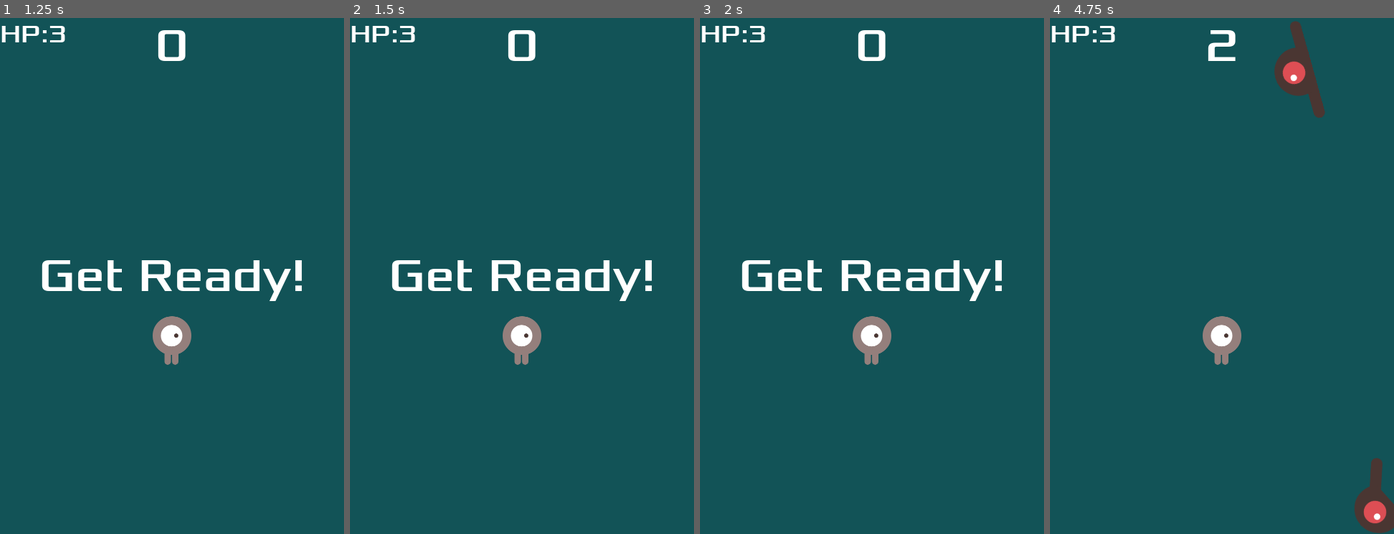
Above: before the commit, frames 1-4 (left to right).
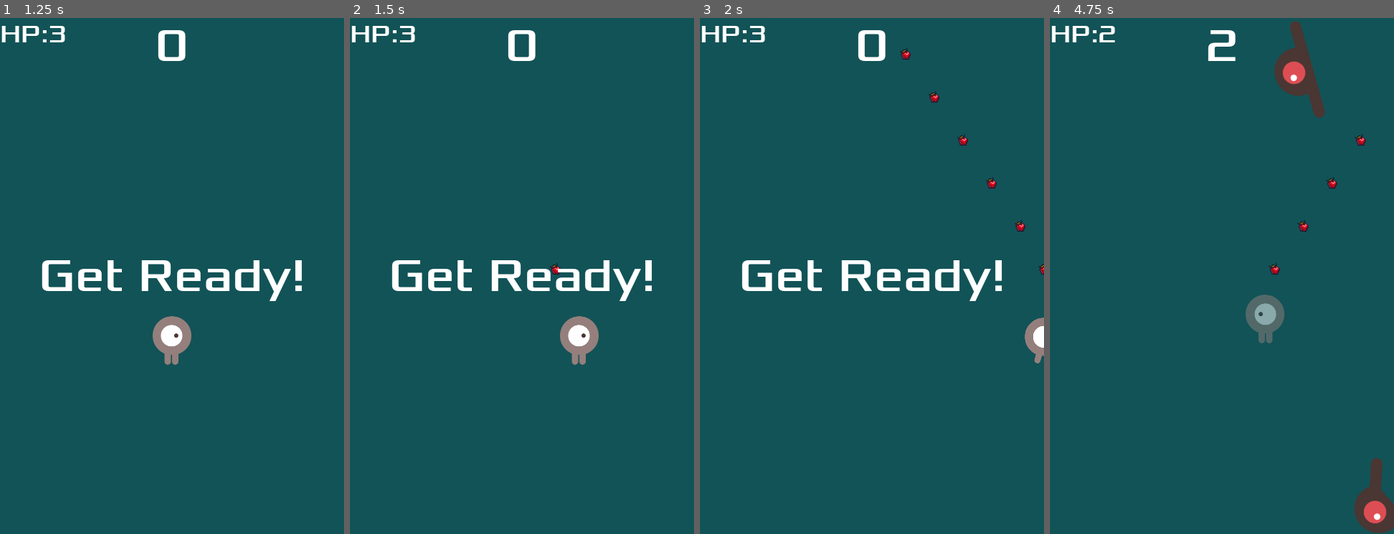
Above: after the commit, the same moments.

Repository: xinkouhe/frist_2D
Game: Godot game, scene res://main.tscn
Same seed, same stepped clock (60 frames per second), same inputs: the game is played once before the commit and once after it.
Inputs:
- Up to frame 1 (1.25 s): click "Start" at 0.5 s
- Up to frame 2 (1.5 s): tap Enter at 1.25 s; hold D (move_right, bound only after the commit) from 1.28 s (still down); hold Shift (shoot_bullet, bound only after the commit) from 1.28 s (still down)
- Up to frame 3 (2 s): keep holding D (move_right, bound only after the commit); keep holding Shift (shoot_bullet, bound only after the commit)
- Up to frame 4 (4.75 s): release D (move_right, bound only after the commit) at 2.03 s; release Shift (shoot_bullet, bound only after the commit) at 2.03 s; hold S (move_down, bound only after the commit) 2.03-2.78 s; tap Shift (shoot_bullet, bound only after the commit) at 2.1, 3.6 s; hold D (move_right, bound only after the commit) 2.78-3.53 s; hold Shift (shoot_bullet, bound only after the commit) 2.78-3.53 s; hold W (move_up, bound only after the commit) 3.53-4.28 s; hold A (move_left, bound only after the commit) from 4.28 s (still down); hold Shift (shoot_bullet, bound only after the commit) from 4.28 s (still down)

Frame 1 is identical in both runs. In frame 2, 1.5% of the frame differs, in the area x 44-73%, y 47-68%; in frame 3, 1.4%; in frame 4, 1.7%, in the area x 14-92%, y 1-68%.

Commit message:
feat: add player shooting and document game controls

Diff:
--- a/bullet.gd
+++ b/bullet.gd
@@ -12,7 +12,7 @@
 func _process(delta: float) -> void:
 	position += Vector2.UP * delta * bullet_speed
 
-func receive_player_position(pos: Vector2) -> void:
+func receive_player_muzzle_position(pos: Vector2) -> void:
 	position = pos
 
 
--- a/main.gd
+++ b/main.gd
@@ -54,6 +54,7 @@
 
 	mob.position = mob_spawn_location.position
 
+	# 動態計算無法自動推斷
 	var direction: float = mob_spawn_location.rotation + PI / 2
 
 	direction += randf_range(-PI / 4, PI / 4)
--- a/player.gd
+++ b/player.gd
@@ -3,6 +3,7 @@
 signal hit
 signal health_changed(health: int)
 
+@export var bullet_sence: PackedScene
 @export var speed := 400
 var screem_size: Vector2
 
@@ -25,14 +26,15 @@
 func _process(delta: float) -> void:
 	var vlocity := Vector2.ZERO
 
-	if Input.is_action_pressed("move_left"):
-		vlocity.x -= 1
-	if Input.is_action_pressed("move_right"):
-		vlocity.x += 1
-	if Input.is_action_pressed("move_down"):
-		vlocity.y += 1
-	if Input.is_action_pressed("move_up"):
-		vlocity.y -= 1
+	if !is_dead:
+		if Input.is_action_pressed("move_left"):
+			vlocity.x -= 1
+		if Input.is_action_pressed("move_right"):
+			vlocity.x += 1
+		if Input.is_action_pressed("move_down"):
+			vlocity.y += 1
+		if Input.is_action_pressed("move_up"):
+			vlocity.y -= 1
 
 	if vlocity.length() > 0:
 		vlocity = vlocity.normalized() * speed
@@ -59,9 +61,11 @@
 		if health <= 0:
 			health = 0
 			hide()
+			is_dead = true
 			hit.emit()
 			# 延迟到物理帧结束后再修改碰撞状态，避免在碰撞回调中直接修改物理状态。
 			$CollisionShape2D.set_deferred("disabled", true)
+			$ShootTimer.stop()
 		else:
 			$CollisionShape2D.set_deferred("disabled", true)
 			$InvincibleTimer.start()
@@ -74,6 +78,8 @@
 
 	health = max_health
 	health_changed.emit(health)
+
+	is_dead = false
 
 	$InvincibleTimer.stop()
 	is_invincible = false
@@ -103,3 +109,19 @@
 	if health > 0 and health < max_health:
 		health += 1
 		health_changed.emit(health)
+
+
+func _unhandled_input(event: InputEvent) -> void:
+	if !is_dead:
+		if event.is_action_pressed("shoot_bullet"):
+			$ShootTimer.start()
+		if event.is_action_released("shoot_bullet"):
+			$ShootTimer.stop()
+
+
+func shoot_bullet() -> void:
+	var bullet := bullet_sence.instantiate()
+
+	bullet.receive_player_muzzle_position($Muzzle.global_position)
+
+	$"../".add_child(bullet)
--- a/player.tscn
+++ b/player.tscn
@@ -2,6 +2,7 @@
 
 [ext_resource type="Texture2D" uid="uid://bpvgh3wjsytyq" path="res://art/playerGrey_up1.png" id="1_hqtel"]
 [ext_resource type="Script" uid="uid://b17523ut6vj8e" path="res://player.gd" id="1_sweqy"]
+[ext_resource type="PackedScene" uid="uid://pe5becmpoamh" path="res://bullet.tscn" id="2_2hs0m"]
 [ext_resource type="Texture2D" uid="uid://m5oko3tigddo" path="res://art/playerGrey_up2.png" id="2_sweqy"]
 [ext_resource type="Texture2D" uid="uid://cinl7tqgy8vry" path="res://art/playerGrey_walk1.png" id="3_2hs0m"]
 [ext_resource type="Texture2D" uid="uid://drc0deltbpap2" path="res://art/playerGrey_walk2.png" id="4_1jxqw"]
@@ -37,6 +38,7 @@
 
 [node name="Player" type="Area2D" unique_id=624756775]
 script = ExtResource("1_sweqy")
+bullet_sence = ExtResource("2_2hs0m")
 metadata/_edit_group_ = true
 
 [node name="AnimatedSprite2D" type="AnimatedSprite2D" parent="." unique_id=710621084]
@@ -54,6 +56,13 @@
 [node name="BlinkTimer" type="Timer" parent="." unique_id=142525551]
 wait_time = 0.1
 
+[node name="Muzzle" type="Marker2D" parent="." unique_id=1914027282]
+position = Vector2(0, -50)
+
+[node name="ShootTimer" type="Timer" parent="." unique_id=597570475]
+wait_time = 0.1
+
 [connection signal="body_entered" from="." to="." method="_on_body_entered"]
 [connection signal="timeout" from="InvincibleTimer" to="." method="_on_invincible_timer_timeout"]
 [connection signal="timeout" from="BlinkTimer" to="." method="_on_blink_timer_timeout"]
+[connection signal="timeout" from="ShootTimer" to="." method="shoot_bullet"]
--- a/project.godot
+++ b/project.godot
@@ -25,22 +25,22 @@
 
 move_right={
 "deadzone": 0.2,
-"events": [Object(InputEventKey,"resource_local_to_scene":false,"resource_name":"","device":16,"window_id":0,"alt_pressed":false,"shift_pressed":false,"ctrl_pressed":false,"meta_pressed":false,"pressed":false,"keycode":0,"physical_keycode":4194321,"key_label":0,"unicode":0,"location":0,"echo":false,"script":null)
+"events": [Object(InputEventKey,"resource_local_to_scene":false,"resource_name":"","device":-1,"window_id":0,"alt_pressed":false,"shift_pressed":false,"ctrl_pressed":false,"meta_pressed":false,"pressed":false,"keycode":0,"physical_keycode":68,"key_label":0,"unicode":100,"location":0,"echo":false,"script":null)
 ]
 }
 move_left={
 "deadzone": 0.2,
-"events": [Object(InputEventKey,"resource_local_to_scene":fa …(140 unchanged characters)… d":false,"keycode":0,"physical_keycode":4194319,"key_label":0,"unicode":0,"location":0,"echo":false,"script":null)
+"events": [Object(InputEventKey,"resource_local_to_scene":fa …(140 unchanged characters)… d":false,"keycode":0,"physical_keycode":65,"key_label":0,"unicode":97,"location":0,"echo":false,"script":null)
 ]
 }
 move_up={
 "deadzone": 0.2,
-"events": [Object(InputEventKey,"resource_local_to_scene":fa …(140 unchanged characters)… d":false,"keycode":0,"physical_keycode":4194320,"key_label":0,"unicode":0,"location":0,"echo":false,"script":null)
+"events": [Object(InputEventKey,"resource_local_to_scene":fa …(140 unchanged characters)… d":false,"keycode":0,"physical_keycode":87,"key_label":0,"unicode":119,"location":0,"echo":false,"script":null)
 ]
 }
 move_down={
 "deadzone": 0.2,
-"events": [Object(InputEventKey,"resource_local_to_scene":fa …(140 unchanged characters)… d":false,"keycode":0,"physical_keycode":4194322,"key_label":0,"unicode":0,"location":0,"echo":false,"script":null)
+"events": [Object(InputEventKey,"resource_local_to_scene":fa …(140 unchanged characters)… d":false,"keycode":0,"physical_keycode":83,"key_label":0,"unicode":115,"location":0,"echo":false,"script":null)
 ]
 }
 start_game={
@@ -58,6 +58,11 @@
 "events": [Object(InputEventKey,"resource_local_to_scene":false,"resource_name":"","device":-1,"window_id":0,"alt_press …(195 unchanged characters)…
 ]
 }
+shoot_bullet={
+"deadzone": 0.2,
+"events": [Object(InputEventKey,"resource_local_to_scene":false,"resource_name":"","device":-1,"window_id":0,"alt_pressed":false,"shift_pressed":false,"ctrl_pressed":false,"meta_pressed":false,"pressed":false,"keycode":0,"physical_keycode":4194325,"key_label":0,"unicode":0,"location":0,"echo":false,"script":null)
+]
+}
 
 [physics]
 
Not shown, added: README.md
